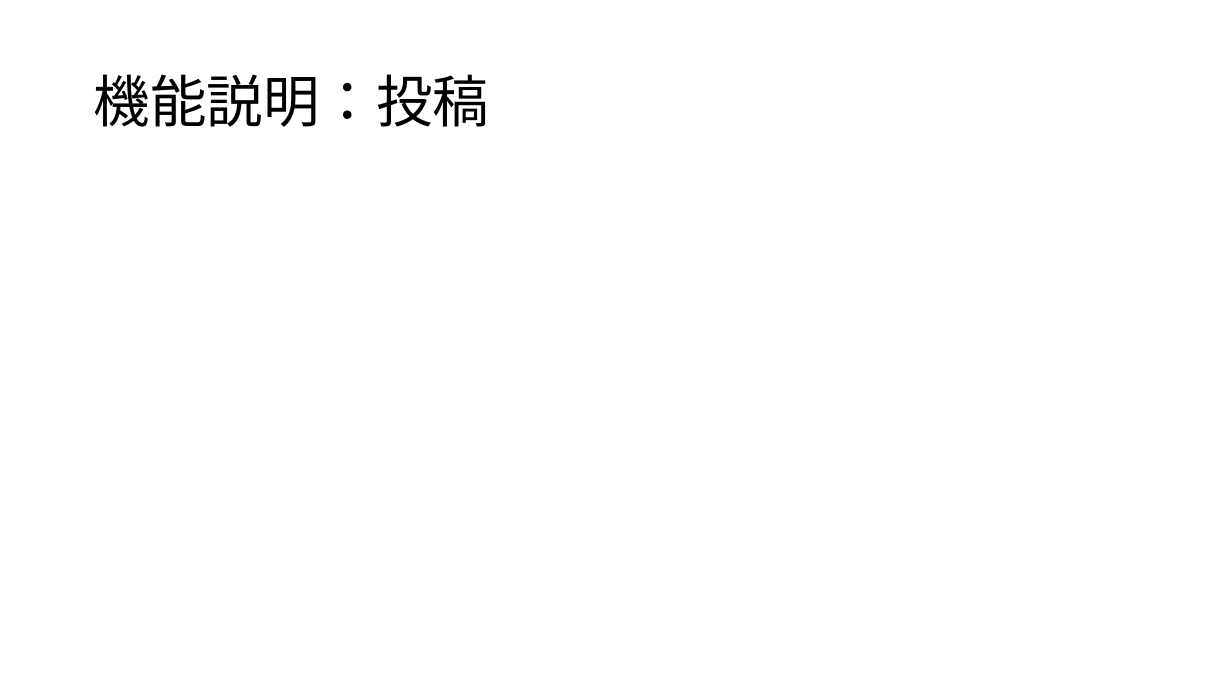
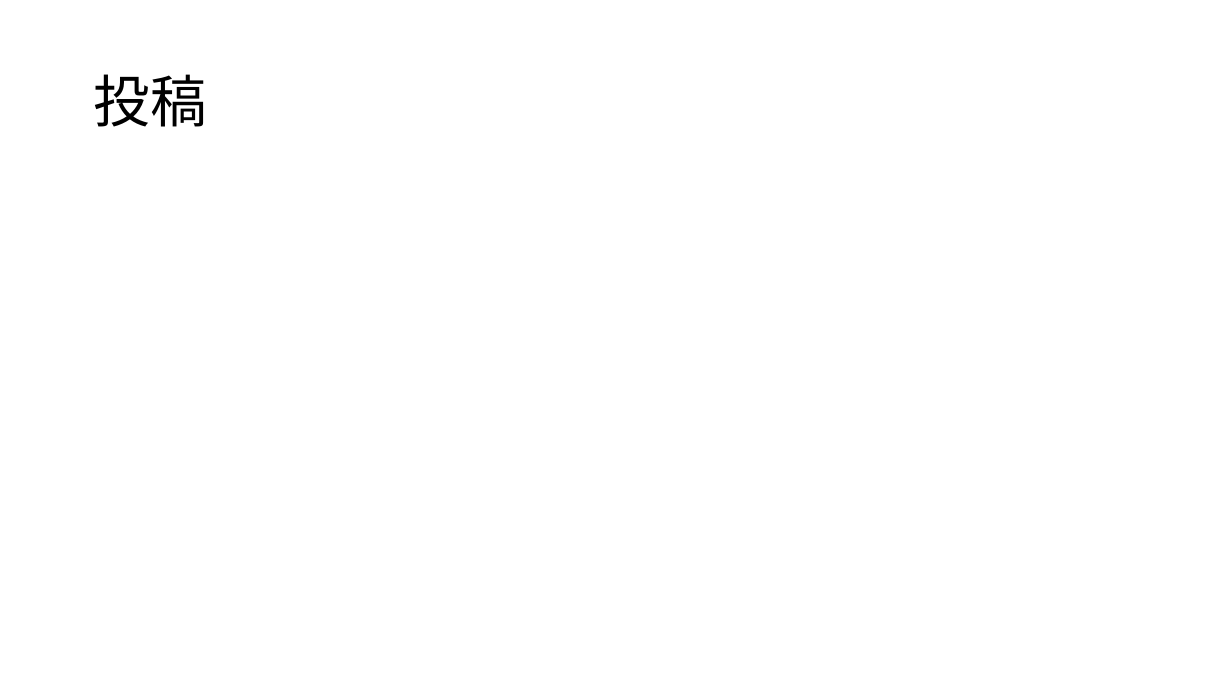
Before and after one commit to dojo2022/B-3, a slide deck: slide 10 of doc/B3炙りえんがわ_成果発表会資料.pptx (slide 8 before the commit). Drawn at 1232x693 pixels with LibreOffice and Linux fonts; fonts in the diff are those of the drawing. Boxes give left, top, right and bottom in pixels: in the first picture for what was removed or moved away, otherwise in the second. Text is boxed around its words. In the diff, an @@ line names an element or a change of style, - is before the commit and + after.

```diff
--- a/doc/B3炙りえんがわ_成果発表会資料.pptx
+++ b/doc/B3炙りえんがわ_成果発表会資料.pptx
@@ title at <box>94,74,207,127</box>: text changed @@
-機能説明：投稿
+投稿
```
Also in this commit, not shown: 2 other slides changed, 4 slides added, 1 slide removed.
